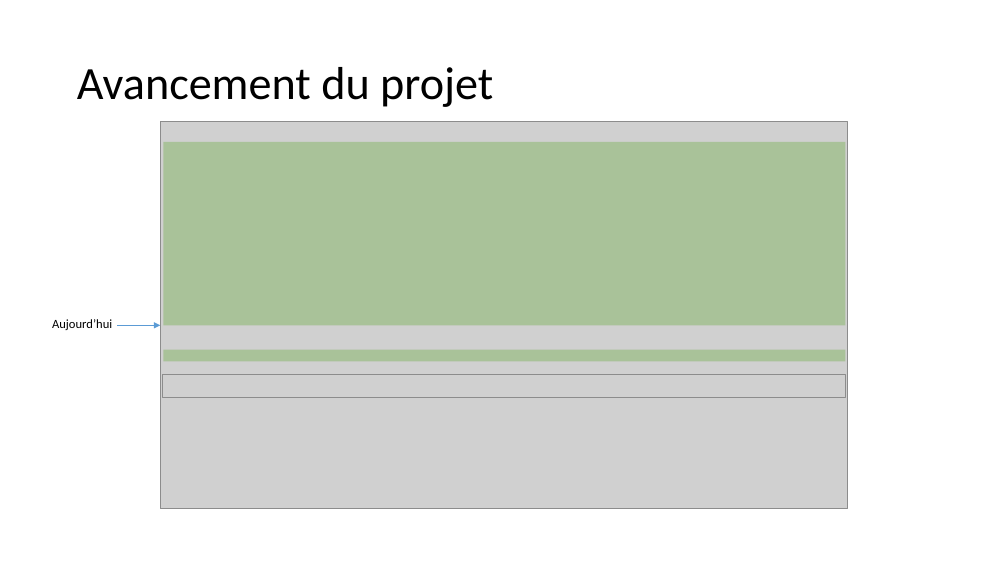
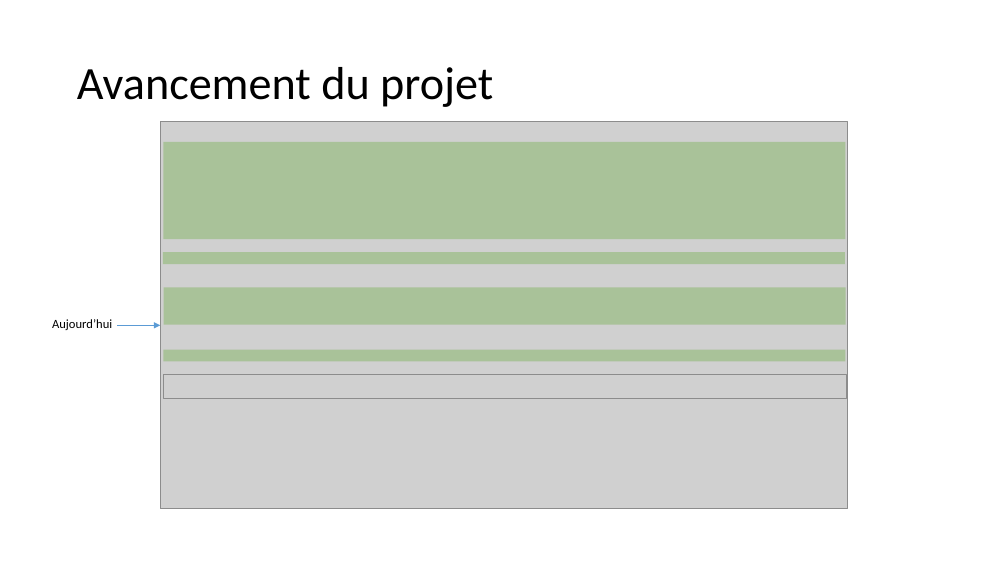
Before and after one commit to pikkle/chaton, a slide deck: slide 2 of docs/presentation_intermediaire.pptx. Drawn at 1008x567 pixels with LibreOffice and Linux fonts; fonts in the diff are those of the drawing; grey boxes stand for pictures. Boxes give left, top, right and bottom in pixels: in the first picture for what was removed or moved away, otherwise in the second. Text is boxed around its words. In the diff, an @@ line names an element or a change of style, - is before the commit and + after.

```diff
--- a/docs/presentation_intermediaire.pptx
+++ b/docs/presentation_intermediaire.pptx
@@ rectangle: place and size @@
-rectangle at [163,142,845,326]
+rectangle at [163,142,845,240]
@@ rectangle added at [163,252,845,264], fill #70AD47 at 40% opacity @@
@@ rectangle added at [163,287,845,324], fill #70AD47 at 40% opacity @@
```
Also in this commit, not shown: 1 other slide changed, 1 slide added.
